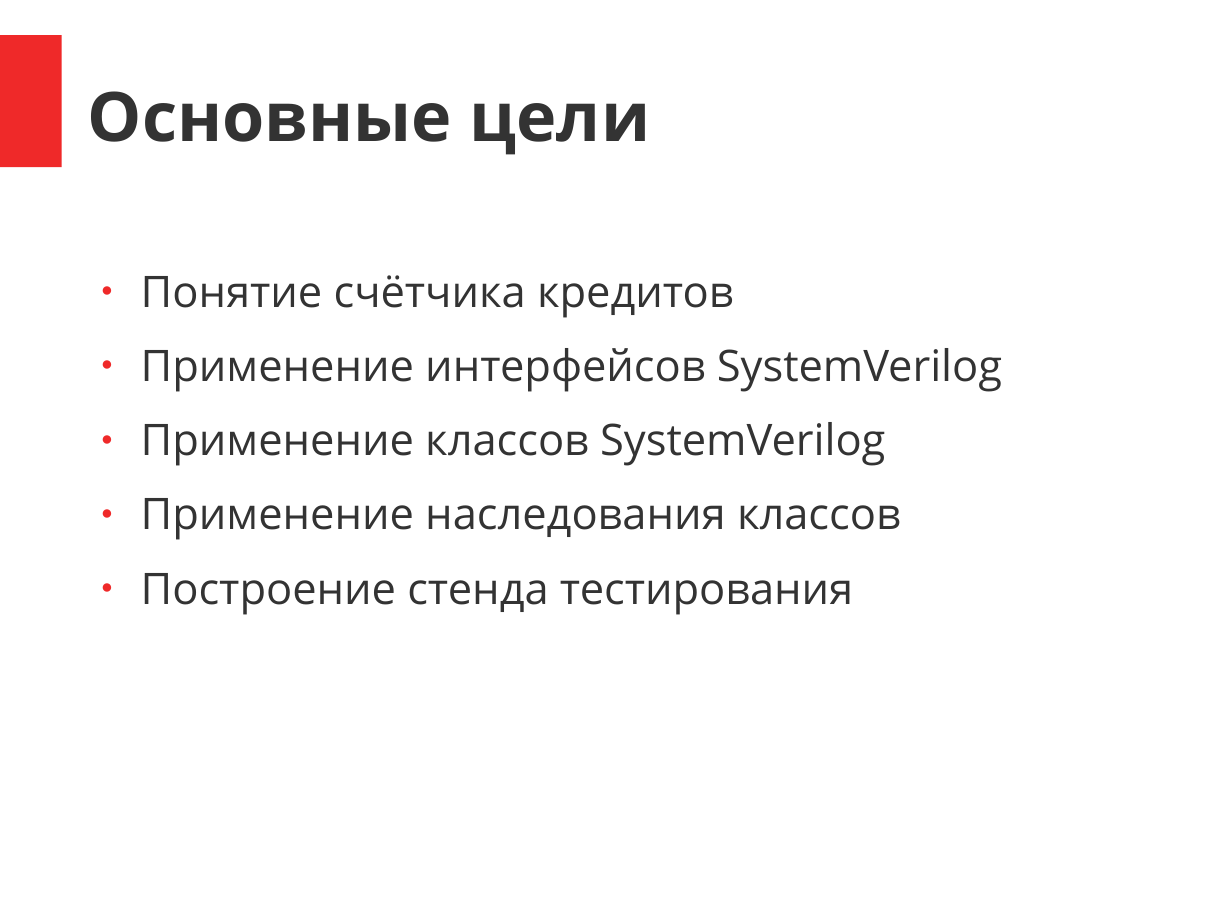
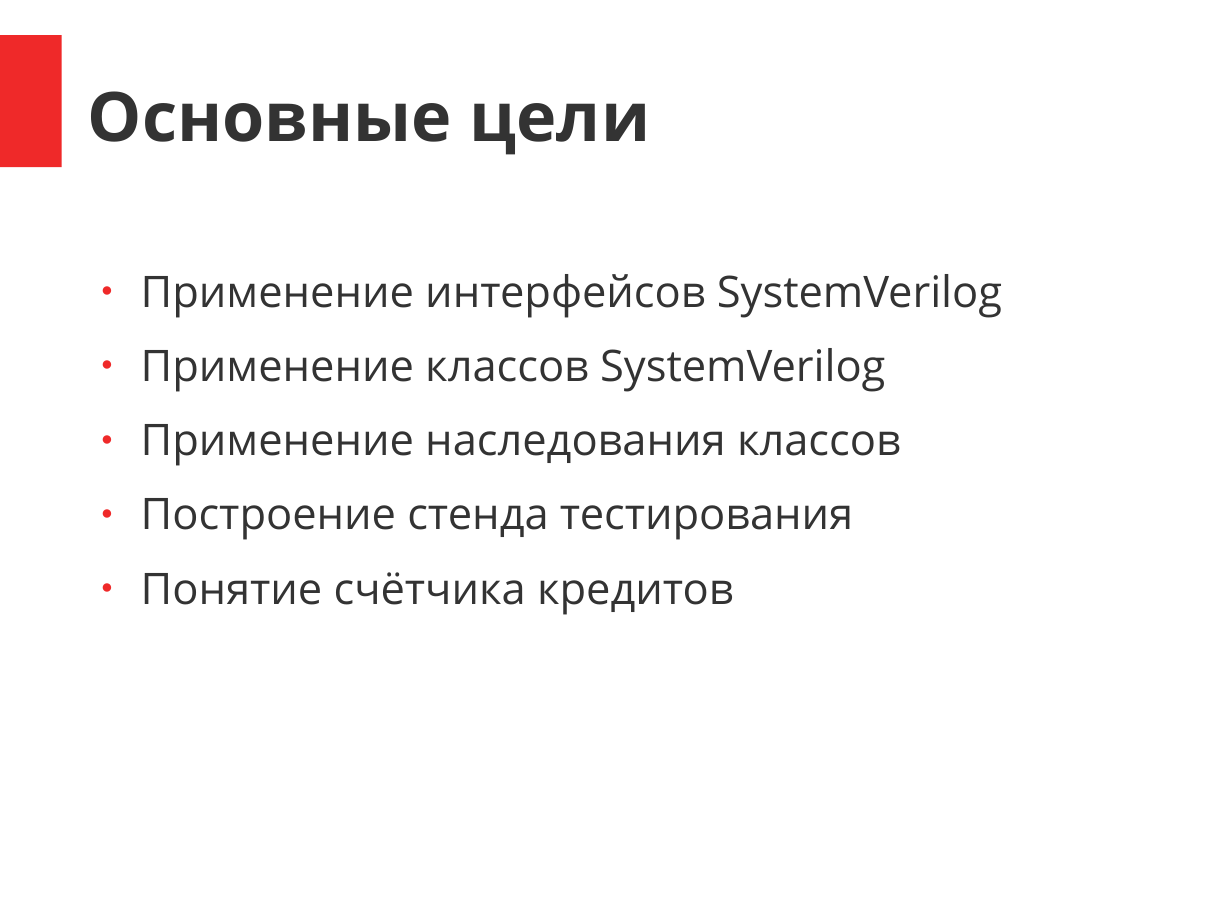
Before and after one commit to DigitalDesignSchool/2021dev, a slide deck: slide 2 of examples/2.1.1.7/doc/pr_2_1_1_7.pptx. Drawn at 1232x924 pixels with LibreOffice and Linux fonts; fonts in the diff are those of the drawing. Boxes give left, top, right and bottom in pixels: in the first picture for what was removed or moved away, otherwise in the second. Text is boxed around its words. In the diff, an @@ line names an element or a change of style, - is before the commit and + after.

```diff
--- a/examples/2.1.1.7/doc/pr_2_1_1_7.pptx
+++ b/examples/2.1.1.7/doc/pr_2_1_1_7.pptx
@@ text at (x1=141, y1=275, x2=734, y2=318): paragraph removed @@
-● Понятие счётчика кредитов
@@ text at (x1=141, y1=572, x2=734, y2=615): paragraph added @@
+● Понятие счётчика кредитов
```
Also in this commit, not shown: 6 other slides changed, 3 slides added, 6 other files.
